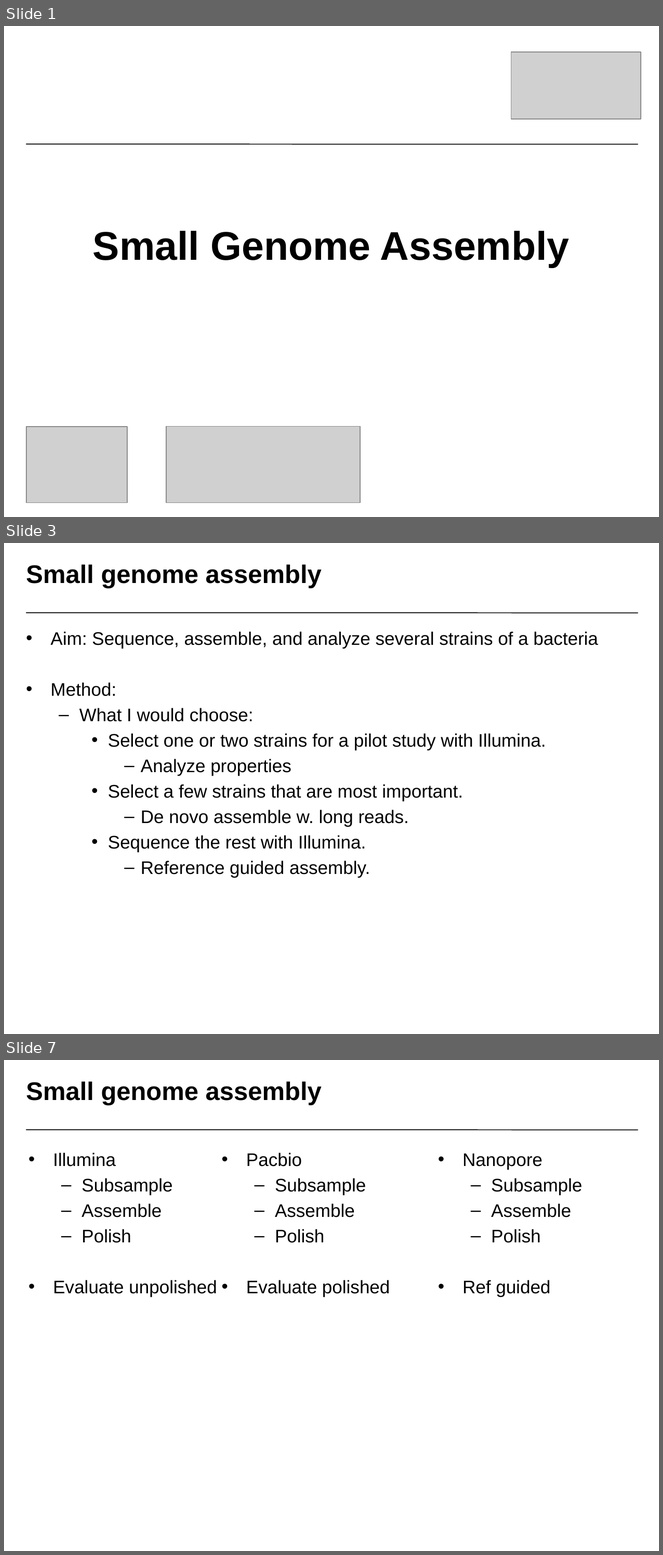
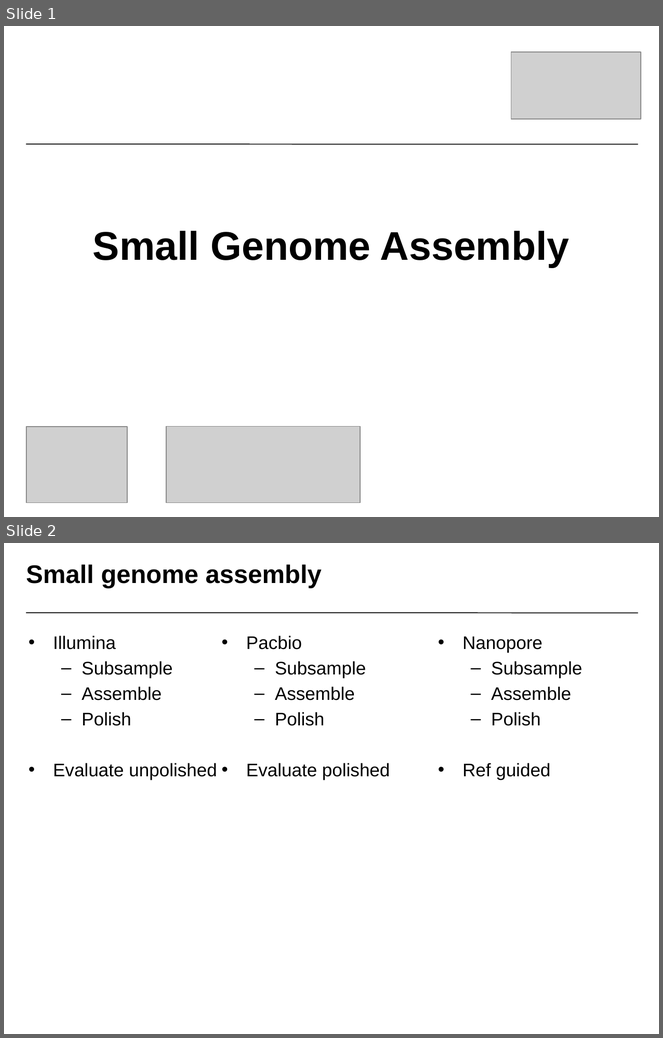
Before and after one commit to NBISweden/workshop-genome_assembly, a slide deck: slides/Small_Genome_Assembly.pptx. Shown one above the other, each under a label of ours: slides 1, 3 and 7 before the commit, slides 1 and 2 after it; the slides between them are not shown. The pictures are 663x1555 and 663x1038 pixels, drawn with LibreOffice and Linux fonts; fonts in the diff are those of the drawing; grey boxes stand for pictures; background and template pictures are left out. Boxes give left, top, right and bottom in pixels: in the first picture for what was removed or moved away, otherwise in the second. Text is boxed around its words. In the diff, an @@ line names an element or a change of style, - is before the commit and + after.

```diff
--- a/slides/Small_Genome_Assembly.pptx
+++ b/slides/Small_Genome_Assembly.pptx
@@ slide 3 removed at (4,543,659,1034), background #FFFFFF; not listed: 1 template element that a slide beside it also shows @@
@@ title removed at (26,564,322,588) @@
-Small genome assembly
@@ text removed at (51,631,598,878) @@
-• Aim: Sequence, assemble, and analyze several strains of a bacteria
-• Method:
-  – What I would choose:
-    • Select one or two strains for a pilot study with Illumina.
-      – Analyze properties
-    • Select a few strains that are most important.
-      – De novo assemble w. long reads.
-    • Sequence the rest with Illumina.
-      – Reference guided assembly.
@@ what was slide 7 is now slide 2 @@
```
Also in this commit, not shown: 4 other slides removed, 4 other files.
